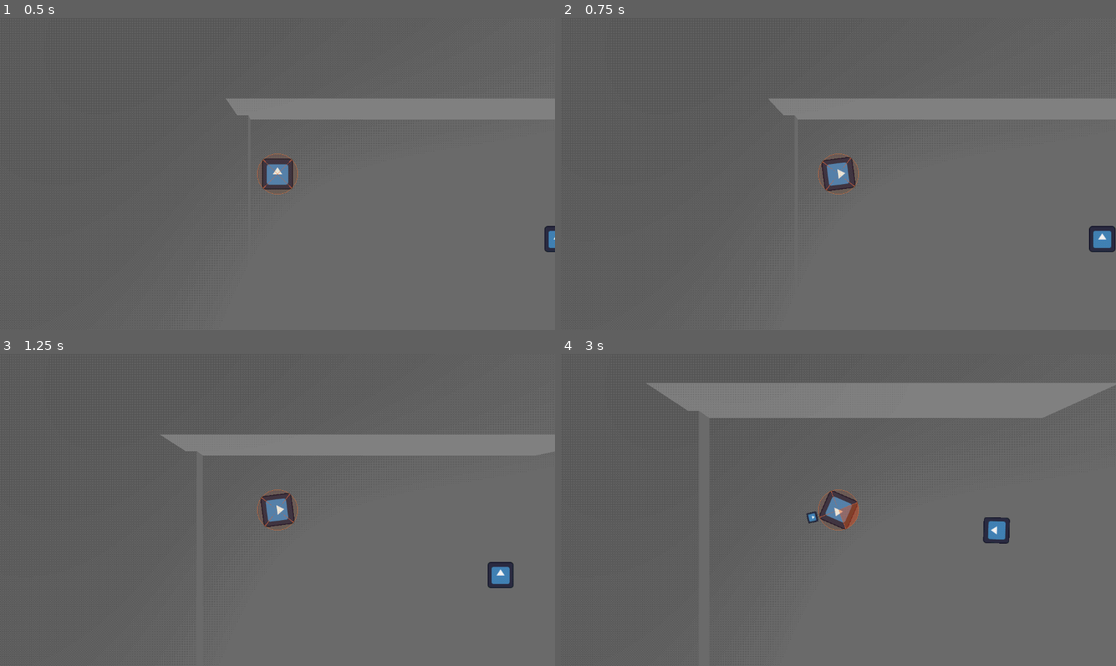
Above: before the commit, frames 1-4 (two rows, left to right).
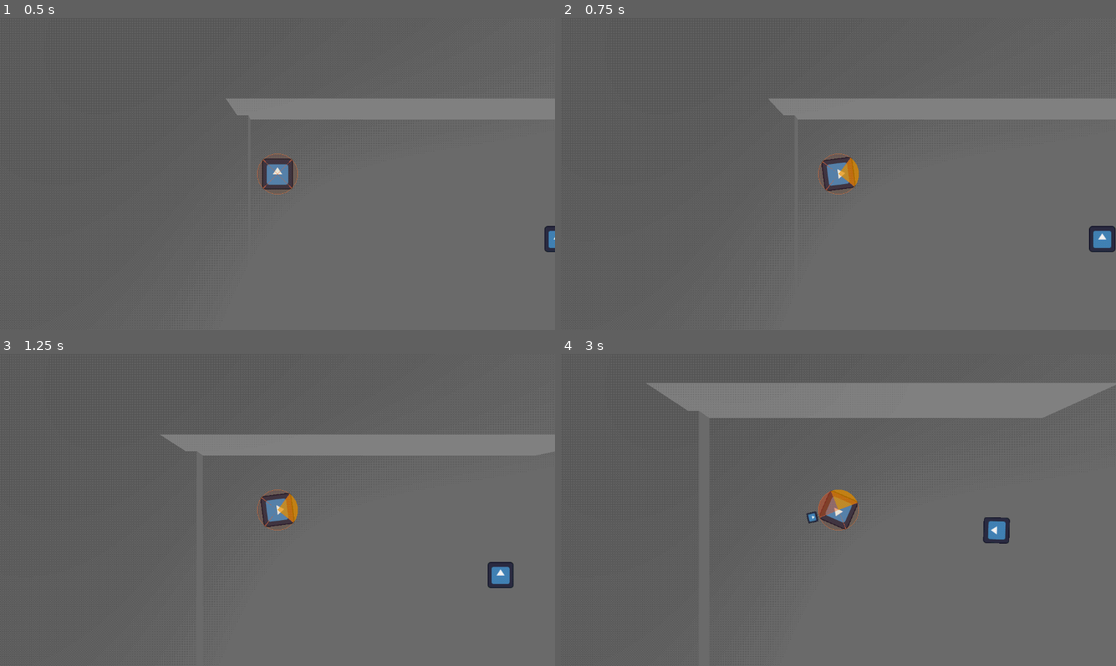
Above: after the commit, the same moments.

Repository: CasualShrub/arrow-head
Game: Godot game, scene res://scenes/encounter.tscn
The game is run twice, just before and just after one commit, with the same random seed, the same clock (stepped at 60 frames per second) and the same inputs. The engine's default icon, where the game draws it, is replaced by a stand-in: a white triangle on a blue panel in a dark square.
Inputs (mouse positions are in pixels of both pictures, inside the frame that each line leads up to):
- Up to frame 1 (0.5 s): no input
- Up to frame 2 (0.75 s): tap Enter at 0.5 s; move the mouse to (960, 158) at 0.52 s; hold D (move_right) from 0.53 s (still down); hold Space (fire) from 0.53 s (still down)
- Up to frame 3 (1.25 s): keep holding D (move_right); keep holding Space (fire)
- Up to frame 4 (3 s): move the mouse to (727, 525) at 1.27 s; release D (move_right) at 1.28 s; release Space (fire) at 1.28 s; hold S (move_down) 1.28-2.03 s; tap Space (fire) at 1.35, 2.85 s; move the mouse to (894, 441) at 2.02 s; hold D (move_right) 2.03-2.78 s; hold Space (fire) 2.03-2.78 s; move the mouse to (810, 572) at 2.77 s; hold W (move_up) from 2.78 s (still down)

Frame 1 is identical in both runs. In frame 2, 0.2% of the frame differs, in the area x 49-54%, y 44-54%; in frame 3, 0.2%; in frame 4, 0.5%, in the area x 46-54%, y 43-56%.

Commit message:
fully fix sectors

Diff:
--- a/scenes/player.tscn
+++ b/scenes/player.tscn
@@ -32,9 +32,7 @@
 health = NodePath("Health")
 sectors = NodePath("Sectors")
 hurt_radius = 0.4
-sector_count = 4
-sector_centered = true
-sector_radius = 1.0
+sector_radius = null
 
 [node name="HurtCollider" type="CollisionShape3D" parent="." unique_id=1401584448]
 unique_name_in_owner = true
@@ -64,7 +62,7 @@
 texture = ExtResource("4_dqkch")
 
 [node name="Sectors" type="MeshInstance3D" parent="." unique_id=9603647]
-transform = Transform3D(-0.70710677, -0.70710677, -3.090862e-08, 0, -4.371139e-08, 1, -0.70710677, 0.70710677, 3.090862e-08, 0, 0.0095798075, 0)
+transform = Transform3D(-0.7071067, -0.7071067, -3.090862e-08, 0, -4.3711385e-08, 1, -0.7071067, 0.7071067, 3.090862e-08, 0, 0.0095798075, 0)
 material_override = SubResource("ShaderMaterial_fjrip")
 mesh = SubResource("QuadMesh_ub6uw")
 script = ExtResource("6_tuyoq")
--- a/scripts/embedded_arrow.gd
+++ b/scripts/embedded_arrow.gd
@@ -1,9 +1,9 @@
-extends Node
+extends RefCounted
 class_name EmbeddedArrow
 
 var _arrow: Arrow
 var _sector: int
-var _can_fire: bool
+var _can_fire := false
 
 func toggle_firing(can_fire: bool) -> void:
 	_can_fire = can_fire
@@ -17,27 +17,23 @@
 func get_sector() -> int:
 	return _sector
 
-func change_sector(sector: int) -> void:
-	_sector = sector
-
 func get_arrow() -> Arrow:
 	return _arrow
 
 func grab() -> Arrow:
 	var a := _arrow
 	_arrow = null
-	queue_free()
 	return a
 
 func try_grab() -> Arrow:
 	if not is_firing_enabled(): return null
 	return grab()
 
-func _exit_tree() -> void:
-	print("exiting")
-	if _arrow: _arrow.queue_free()
+func _notification(what):
+	if what == NOTIFICATION_PREDELETE:
+		if _arrow:
+			_arrow.queue_free()
 
 func _init(arrow: Arrow, sector: int) -> void:
 	_arrow = arrow
 	_sector = sector
-	_can_fire = false
--- a/scripts/firing_instance.gd
+++ b/scripts/firing_instance.gd
@@ -12,7 +12,7 @@
 @export_group("volley")
 @export var count: int = 1
 @export var max_count: int = 0
-@export_range(0.0, 2 * PI) var spread: float = 0.0
-@export_range(0.0, 2 * PI) var max_spread := 0.0
+@export_range(0.0, TAU) var spread: float = 0.0
+@export_range(0.0, TAU) var max_spread := 0.0
 @export_range(-PI, PI) var offset: float = 0.0
 @export_range(-PI, PI) var max_offset: float = -PI
--- a/scripts/player.gd
+++ b/scripts/player.gd
@@ -112,6 +112,12 @@
 	velocity.x = v.x
 	velocity.z = v.y
 	velocity.y = 0
+	var selected: int
+	if velocity == Vector3.ZERO:
+		selected = -1
+	else:
+		selected = sectors.get_sector_from_position(global_position + velocity)
+	sectors.highlight_sector(selected)
 	move_and_slide()
 
 func try_fire(sector: int) -> void:
--- a/scripts/sectors_component.gd
+++ b/scripts/sectors_component.gd
@@ -7,6 +7,7 @@
 		if not mat: return
 		mat.set_shader_parameter("sector_count", value)
 		sector_count = value
+		_handle_centering()
 @export var centered := true:
 	set(value):
 		_handle_centering(value)
@@ -17,30 +18,54 @@
 		scale.y = value
 		radius = value
 
+
+
+
 @onready var mat: ShaderMaterial = material_override
+
+var _highlighted := -1:
+	set(value):
+		if not mat: return
+		mat.set_shader_parameter("aimed_sector", value)
+		_highlighted = value
 
 var _stored := []
 
 func get_sector_size() -> float:
-	return 2 * PI / sector_count
+	return TAU / sector_count
 
 func get_sector_from_angle(angle: float) -> int:
 	var sector_size := get_sector_size()
-	if centered:
-		angle += sector_size / 2
-	if angle < 0:
-		angle += 2 * PI
-	elif angle >= 2 * PI:
-		angle -= 2 * PI
-	return floor(angle / sector_size)
+
+	angle = fposmod(angle, TAU)
+	return int(floor(angle / sector_size))
 
 func get_sector_from_position(pos: Vector3) -> int:
-	var local_pos = to_local(pos)
-	var angle := atan2(local_pos.x, -local_pos.z)
+	var dir := pos - global_position
+	dir.y = 0.0
+
+	if dir.length() < 0.0001:
+		return 0.0
+
+	dir = dir.normalized()
+
+	var forward := -global_transform.basis.z
+	var right := global_transform.basis.x
+
+	forward.y = 0.0
+	right.y = 0.0
+
+	forward = forward.normalized()
+	right = right.normalized()
+
+	var x := dir.dot(right)
+	var z := dir.dot(forward)
+
+	var angle := atan2(z, x)
 	return get_sector_from_angle(angle)
 
 func _stored_is_ref(stored: Variant) -> bool:
-	return stored is int and stored < sector_count
+	return stored is int
 
 func store(sectors: Array[int], to_store: Variant) -> bool:
 	if len(sectors) == 0: return false
@@ -81,11 +106,8 @@
 	return true
 
 func take_stored(sector: int) -> Variant:
-	var s = get_stored_at(sector)
-	if _stored_is_ref(s):
-		sector = s
-		s = get_stored_at(s)
-	# other slots are
+	if _stored_is_ref(_stored[sector]):
+		sector = _stored[sector]
 	var slots = [sector]
 	for i in range(sector_count):
 		# store actual in last slot, so if passed break
@@ -93,22 +115,21 @@
 			break
 		if _stored[i] == sector:
 			slots.append(i)
+	var s = get_stored_at(sector)
 	for i in slots:
 		_stored[i] = null
 	_update_occupied_mask()
 	return s
 
 func clear_stored() -> void:
-	for s in _stored:
-		if s and s is not int:
-			print("clearing", s)
-			s.queue_free()
-	_stored = []
+	_stored.clear()
 	_setup_stored()
 
+func get_highlighted() -> int:
+	return _highlighted
+
 func highlight_sector(sector: int = -1) -> void:
-	if not mat: return
-	mat.set_shader_parameter("aimed_sector", sector)
+	_highlighted = sector
 
 func _update_occupied_mask() -> void:
 	if not mat: return
@@ -131,7 +152,10 @@
 	rotation.y = PI / 2
 
 func _setup_stored() -> void:
+	_stored = []
 	_stored.resize(sector_count)
+	for i in range(sector_count):
+		_stored[i] = null
 
 func _ready() -> void:
 	if not Engine.is_editor_hint():
